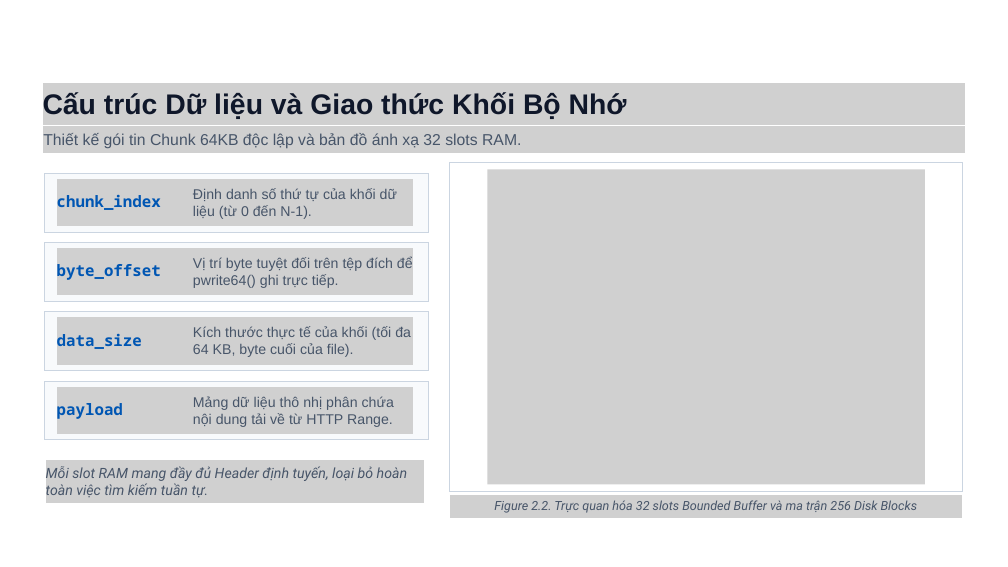
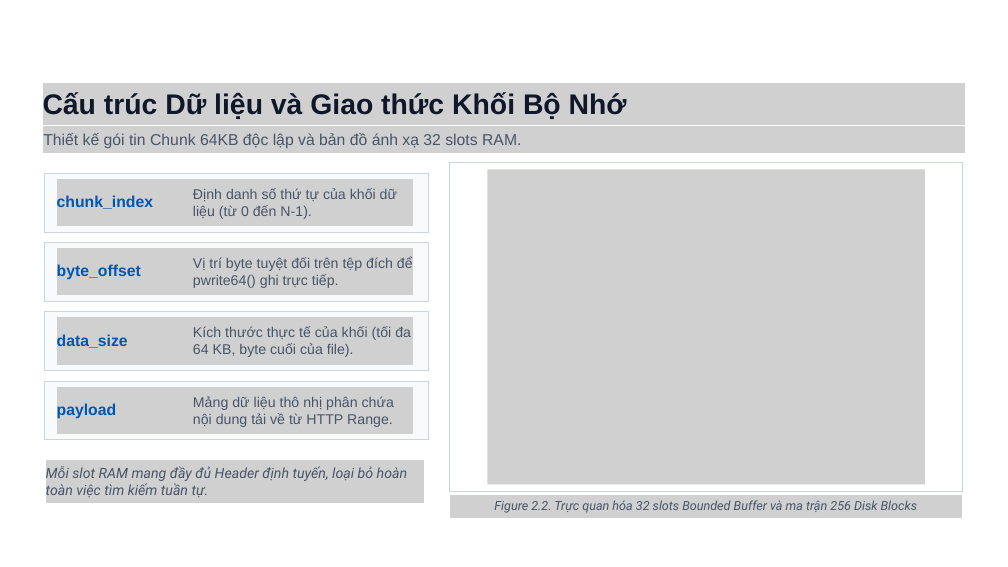
Before and after one commit to IT31072006/BaiTapLonV2, a slide deck: slide 6 of Bao_Cao_Thuyet_Trinh_LTHT_BaiTapLonV2.pptx. Drawn at 1008x567 pixels with LibreOffice and Linux fonts; fonts in the diff are those of the drawing; grey boxes stand for pictures; background and template pictures are left out. Boxes give left, top, right and bottom in pixels: in the first picture for what was removed or moved away, otherwise in the second. Text is boxed around its words. In the diff, an @@ line names an element or a change of style, - is before the commit and + after.

Commit message:
fix(gui & slides): upgrade typography, font rendering, responsive layout and high-res diagrams

```diff
--- a/Bao_Cao_Thuyet_Trinh_LTHT_BaiTapLonV2.pptx
+++ b/Bao_Cao_Thuyet_Trinh_LTHT_BaiTapLonV2.pptx
@@ font Noto Sans Mono to Arial in 4 elements at [57,195,153,209], [57,264,141,280], [57,334,128,348], [57,403,117,419] @@
```
Also in this commit, not shown: 1 other slide changed, 11 other files.
